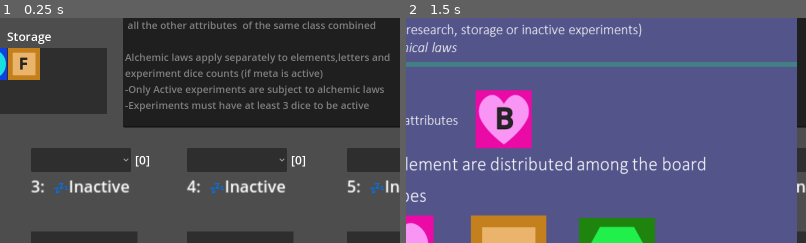
Above: before the commit, frames 1-2 (left to right).
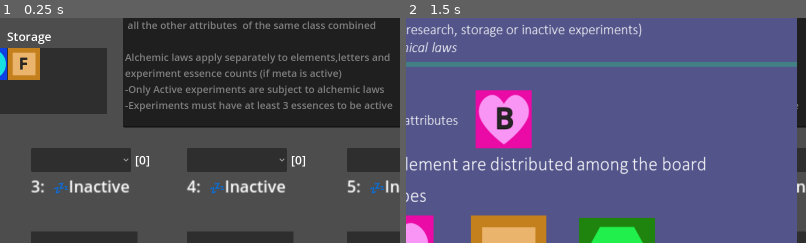
Above: after the commit, the same moments.

Repository: ninjacreeper47/Meriam-s-Trial
Game: Godot game, scene res://Levels/main.tscn
The game is run twice, just before and just after one commit, with the same random seed, the same clock (stepped at 60 frames per second) and the same inputs.
Inputs:
- Up to frame 1 (0.25 s): no input
- Up to frame 2 (1.5 s): click "HOW TO PLAY" at 0.5 s; click "C" at 1.25 s
The pictures show only the part of the screen within x 40-90%, y 16-66%; the shares and areas given below are measured in that part.

The runs differ from the first frame. In frame 1, 1.0% of the frame differs, in the area x 46-98%, y 22-41%; in frame 2, less than 0.1%.

Commit message:
removed "dice" wording from in game ref

Diff:
--- a/Levels/main.tscn
+++ b/Levels/main.tscn
@@ -114,9 +114,9 @@
  all the other attributes  of the same class combined
 
 Alchemic laws apply separately to elements,letters and
-experiment dice counts (if meta is active)
+experiment essence counts (if meta is active)
 -Only Active experiments are subject to alchemic laws
--Experiments must have at least 3 dice to be active"
+-Experiments must have at least 3 essences to be active"
 editable = false
 context_menu_enabled = false
 shortcut_keys_enabled = false
Not shown, changed: Assets/How to Play/Instructions.pptx
